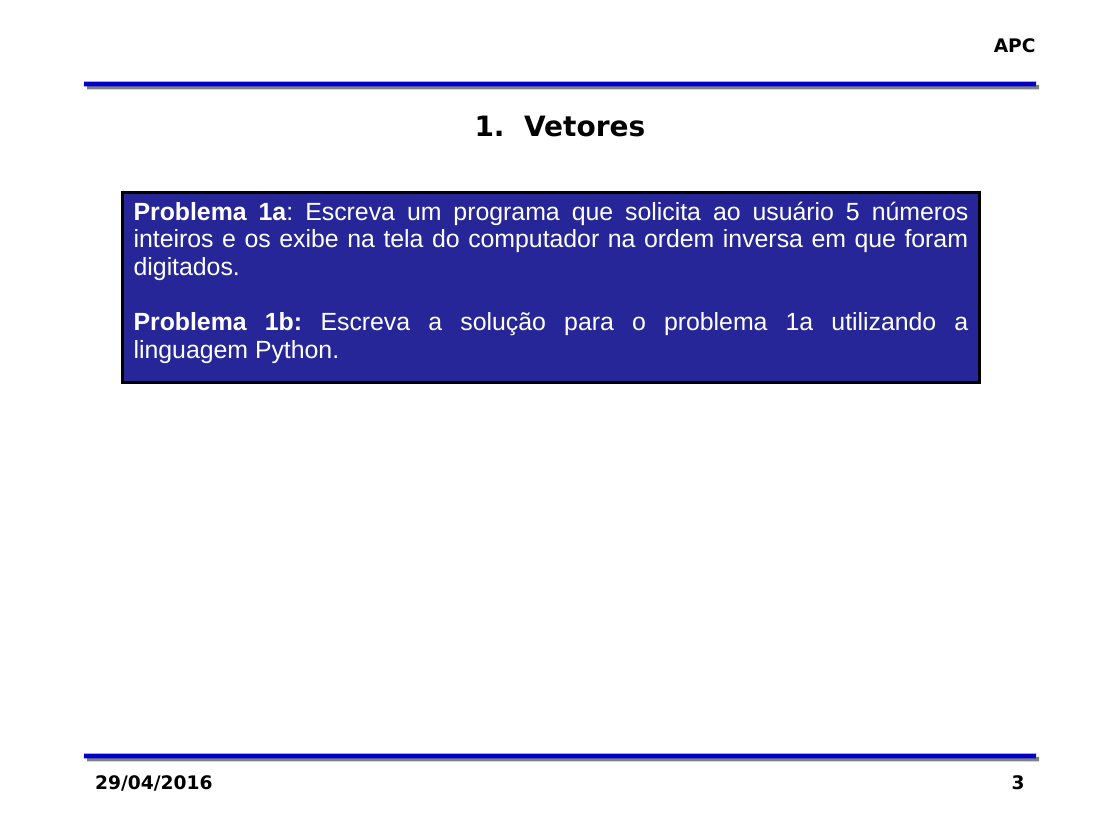
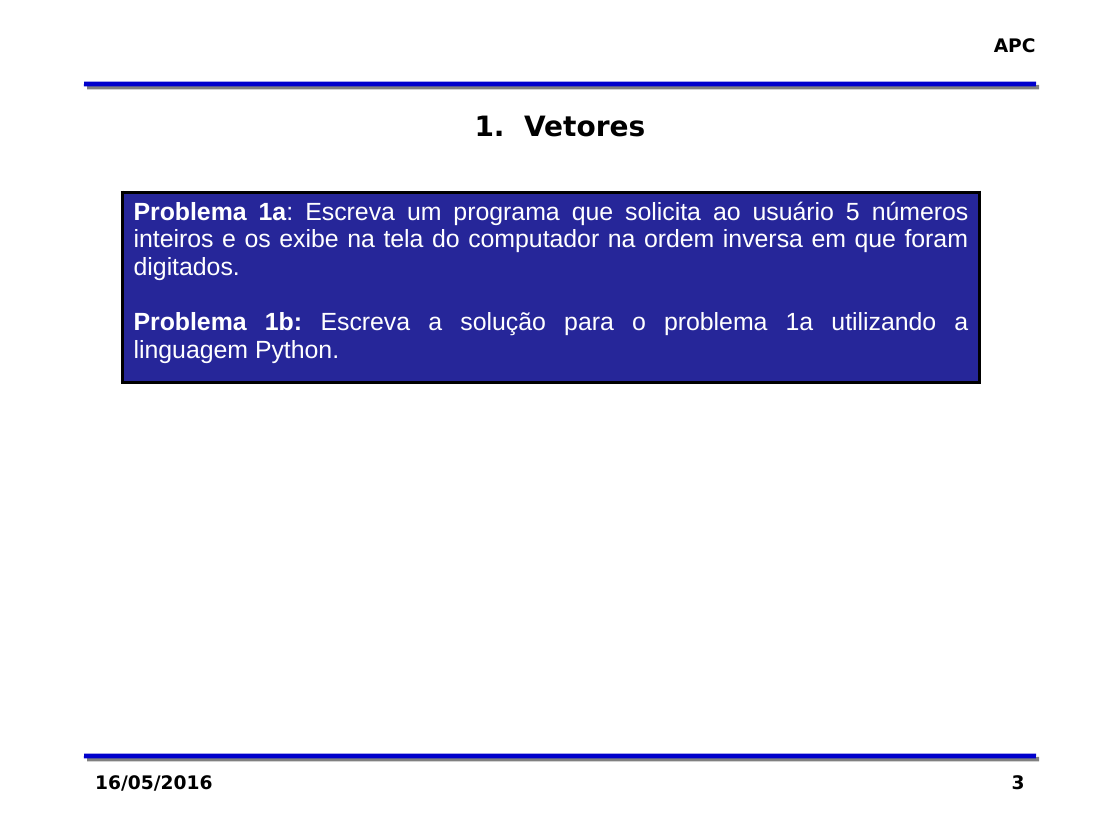
Before and after one commit to zaghetto/Algoritmos, a slide deck: slide 3 of LABORATÓRIOS/Módulo 07 - 1 Prática de Laboratório IV - Vetores.pptx. Drawn at 1120x840 pixels with LibreOffice and Linux fonts; fonts in the diff are those of the drawing; background and template pictures are left out. Boxes give left, top, right and bottom in pixels: in the first picture for what was removed or moved away, otherwise in the second. Text is boxed around its words. In the diff, an @@ line names an element or a change of style, - is before the commit and + after.

```diff
--- a/LABORATÓRIOS/Módulo 07 - 1 Prática de Laboratório IV - Vetores.pptx
+++ b/LABORATÓRIOS/Módulo 07 - 1 Prática de Laboratório IV - Vetores.pptx
@@ text at [95, 775, 212, 791]: text changed @@
-29/04/2016
+16/05/2016
```
Also in this commit, not shown: 2 other slides changed, 7 other files.
